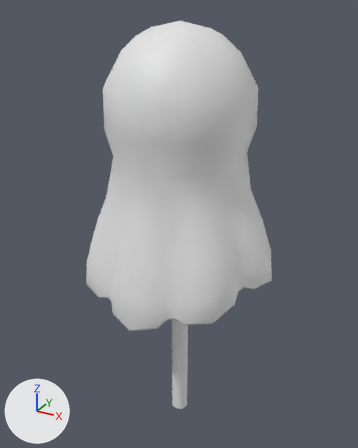
Renders of the FBX model Assets/Art/Environment/Meshes/SM_TrainingDummyGhost.fbx from each side of a commit.
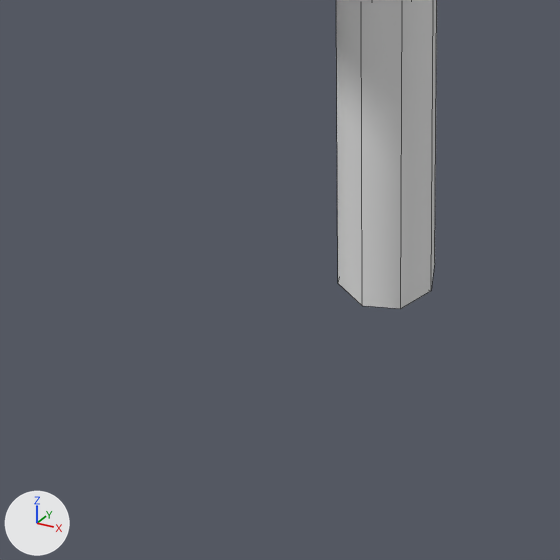
The first picture shows the older version from a 50 mm lens placed at (1.19, -2.17, 2.35), pointed at (-0.04, 0.06, 1.23). The close-ups show both versions on the part from 34% to 58% of the width and 81% to 100% of the height of that picture. Lighting does not change. The marker at lower left points along +X, +Y and +Z. The close-ups show mesh edges as thin lines. Where no turn or scale is listed for an object, it has been applied to the vertices.

Names of what the first close-up shows: 'SM_TrainingDummyGhost'.
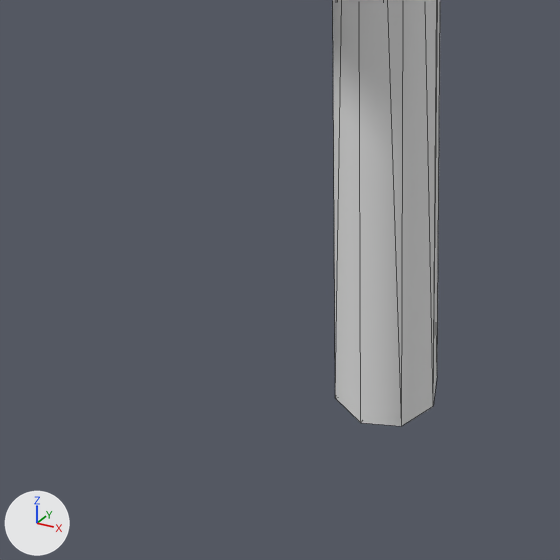
The newer file is also rescaled (x0.905), turned or shifted as a whole; pictures and numbers use the older file's frame.

The change in detail:
me_cylinder_011 is used by ob_sm_trainingdummyghost; location (0.0, 0.0, 0.0).
me_cylinder_011 had 370 vertices, 392 faces and spanned x -0.54..0.54, y -0.52..0.52, z 0.0..2.29.
me_cylinder_011 now has 370 vertices, 736 faces and spans x -0.54..0.54, y -0.52..0.52, z -0.15..2.29.
me_cylinder_011 part 1: 8 vertices moved from x -0.05..0.05, y -0.05..0.05, z 0.0 to x -0.05..0.05, y -0.05..0.05, z -0.15; 1 vertex removed from x 0.0, y 0.0, z 0.0; 1 vertex added at x 0.0, y 0.0, z -0.15.

Pixel boxes [x1, y1, x2, y2] of what changed, in the close-ups (560 x 560 px):
'SM_TrainingDummyGhost', reshaped
    before: [336, 0, 437, 309]
    after: [333, 0, 440, 426]
